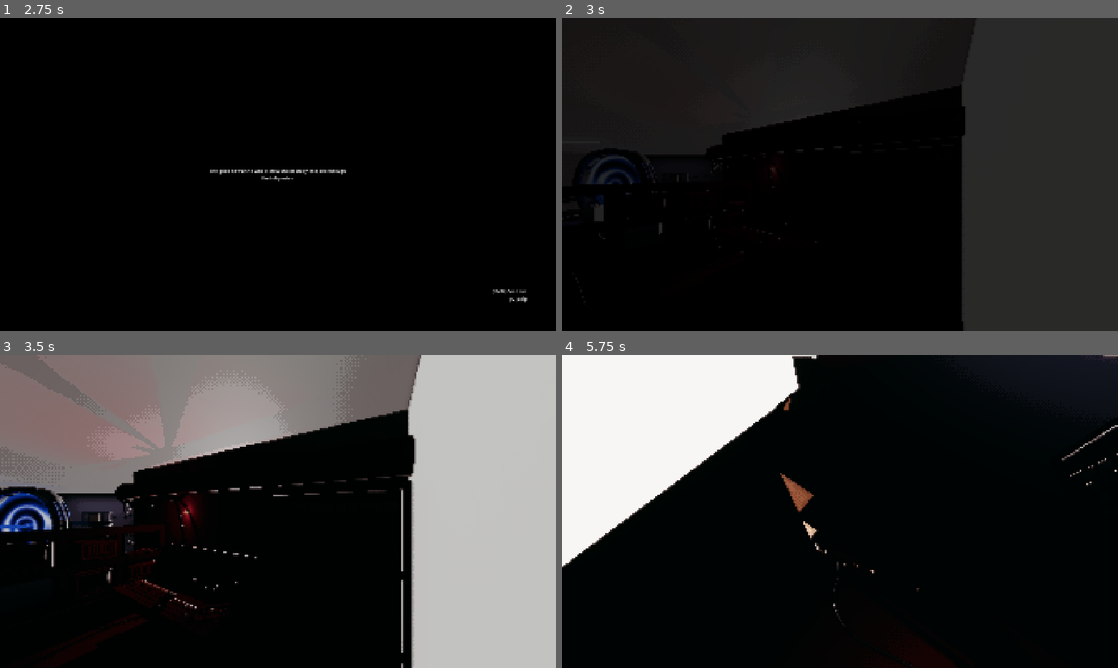
Above: before the commit, frames 1-4 (two rows, left to right).
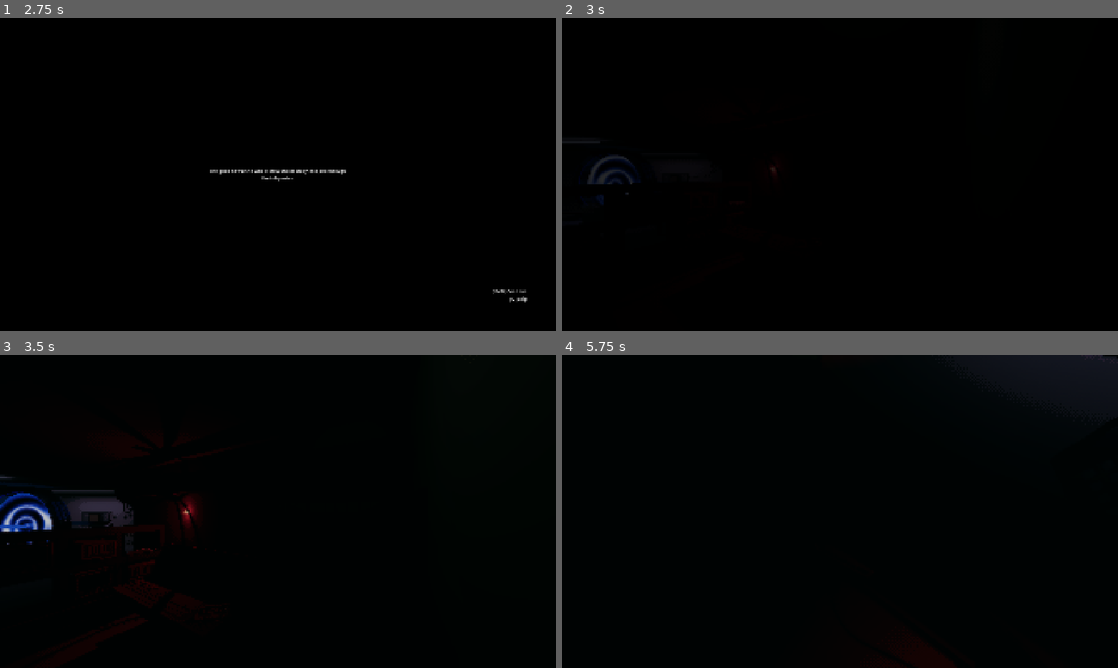
Above: after the commit, the same moments.

Repository: Raamxie/LudumDare60
Game: Godot game, scene res://scenes/main.tscn
Two runs of this game, one before a commit and one after it. Both use one fixed random seed, a clock stepped at 60 frames per second and the inputs below. Sound files missing from this copy of the repository are replaced by a short silence.
Inputs (mouse positions are in pixels of both pictures, inside the frame that each line leads up to):
- Up to frame 1 (2.75 s): click "Play" at 0.5 s; tap Enter at 1.25 s; move the mouse to (278, 305) at 1.27 s; press the mouse at (278, 305) at 1.28 s; hold D (right) 1.28-2.03 s; tap Space (jump) at 1.52, 2.27 s; move the mouse to (166, 190) at 2.02 s; release the mouse at (166, 190) at 2.03 s; hold S (backward) from 2.03 s (still down); right-click (166, 190) at 2.1 s
- Up to frame 2 (3 s): tap Space (jump) at 2.75 s; move the mouse to (895, 105) at 2.77 s; release S (backward) at 2.78 s; hold D (right) from 2.78 s (still down); tap Q (drop) at 2.85 s
- Up to frame 3 (3.5 s): keep holding D (right)
- Up to frame 4 (5.75 s): move the mouse to (834, 517) at 3.52 s; release D (right) at 3.53 s; hold W (forward) from 3.53 s (still down); tap E (interact) at 3.6 s; click (834, 517) at 3.67 s; tap Space (jump) at 3.77, 4.52, 5.27 s; move the mouse to (878, 514) at 4.27 s; hold Shift (sprint) 4.28-5.03 s; move the mouse to (795, 508) at 5.02 s; tap F (use_tool) at 5.1 s

Frame 1 is identical in both runs. In frame 2, 47% of the frame differs, in the area x 0-100%, y 0-100%; in frame 3, 51%; in frame 4, 18%.

Commit message:
remove debug light

Diff:
--- a/ludum-dare-60/scenes/main.tscn
+++ b/ludum-dare-60/scenes/main.tscn
@@ -318,7 +318,3 @@
 
 [node name="DirectionalLight3D" type="DirectionalLight3D" parent="Environment" unique_id=1665167354]
 visible = false
-
-[node name="OmniLight3D" type="OmniLight3D" parent="." unique_id=114197201]
-omni_range = 3694.904
-omni_attenuation = -0.307
